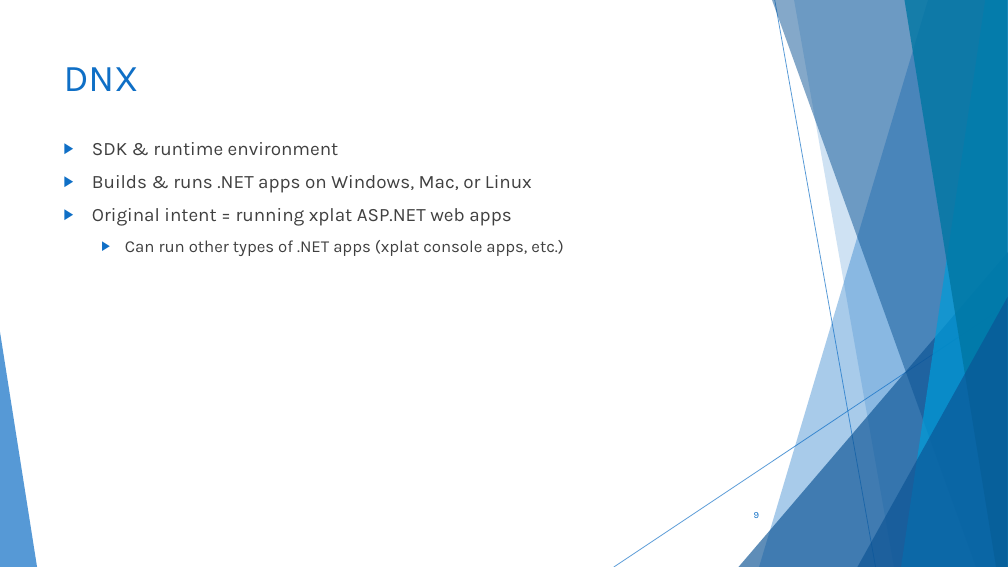
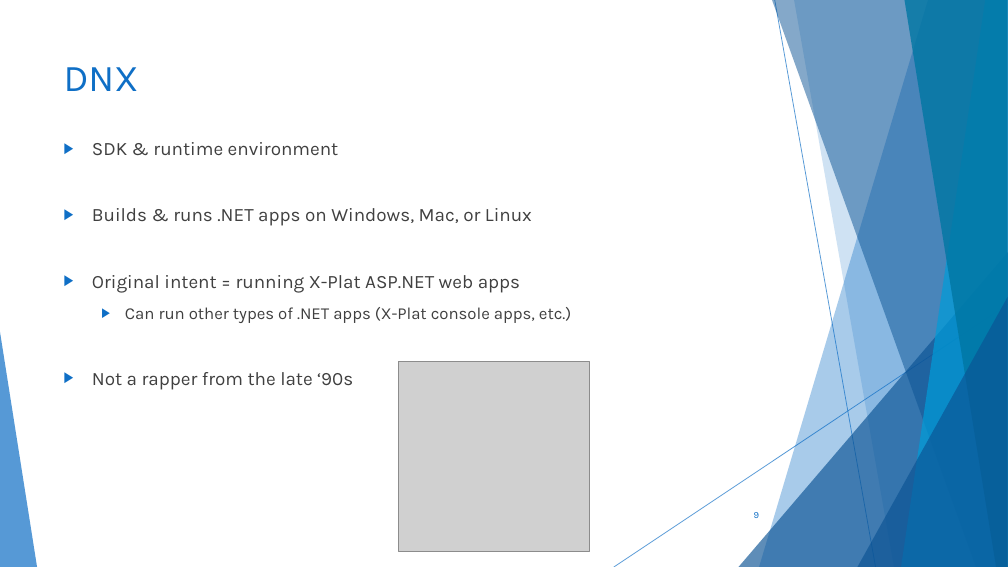
Before and after one commit to scottaddie/slide-decks, a slide deck: slide 9 of Getting Started with ASP.NET 5 in VS Code - RC1.pptx. Drawn at 1008x567 pixels with LibreOffice and Linux fonts; fonts in the diff are those of the drawing; grey boxes stand for pictures. Boxes give left, top, right and bottom in pixels: in the first picture for what was removed or moved away, otherwise in the second. Text is boxed around its words. In the diff, an @@ line names an element or a change of style, - is before the commit and + after.

Commit message:
Update DNU slide

```diff
--- a/Getting Started with ASP.NET 5 in VS Code - RC1.pptx
+++ b/Getting Started with ASP.NET 5 in VS Code - RC1.pptx
@@ text at [92, 275, 571, 390]: text changed; size 16 to 18 pt @@
-▶ Original intent = running xplat ASP.NET web apps
-  ▶ Can run other types of .NET apps (xplat console apps, etc.)
+▶ Original intent = running X-Plat ASP.NET web apps
+  ▶ Can run other types of .NET apps (X-Plat console apps, etc.)
+▶ Not a rapper from the late ‘90s
@@ picture added at [399, 362, 590, 551] @@
```
Also in this commit, not shown: 3 other slides changed.
